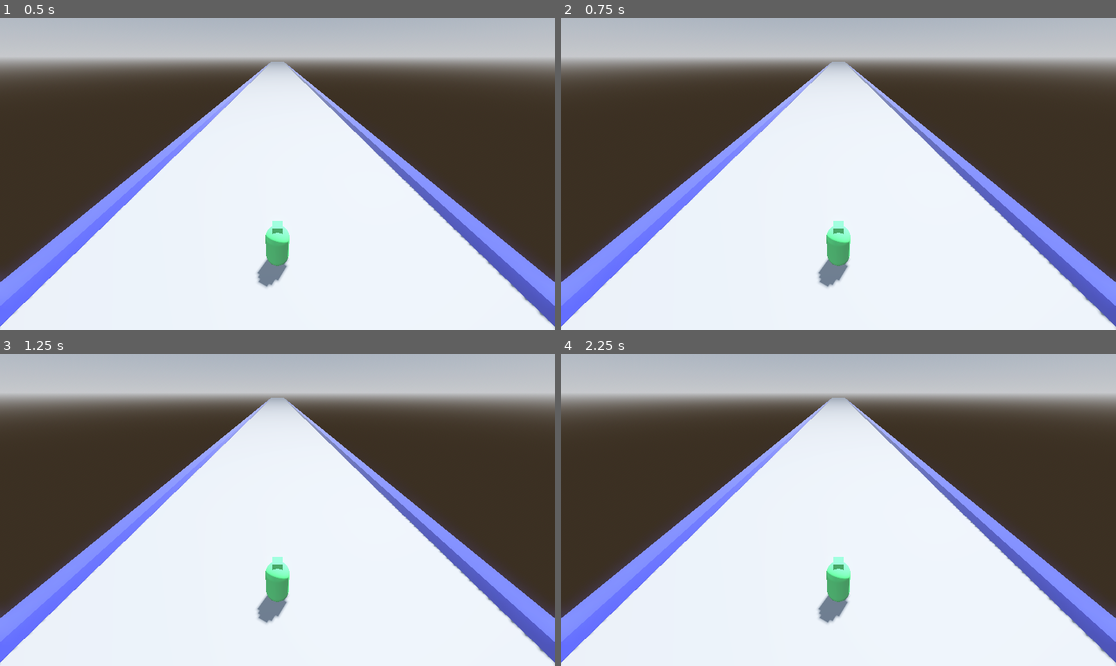
Above: before the commit, frames 1-4 (two rows, left to right).
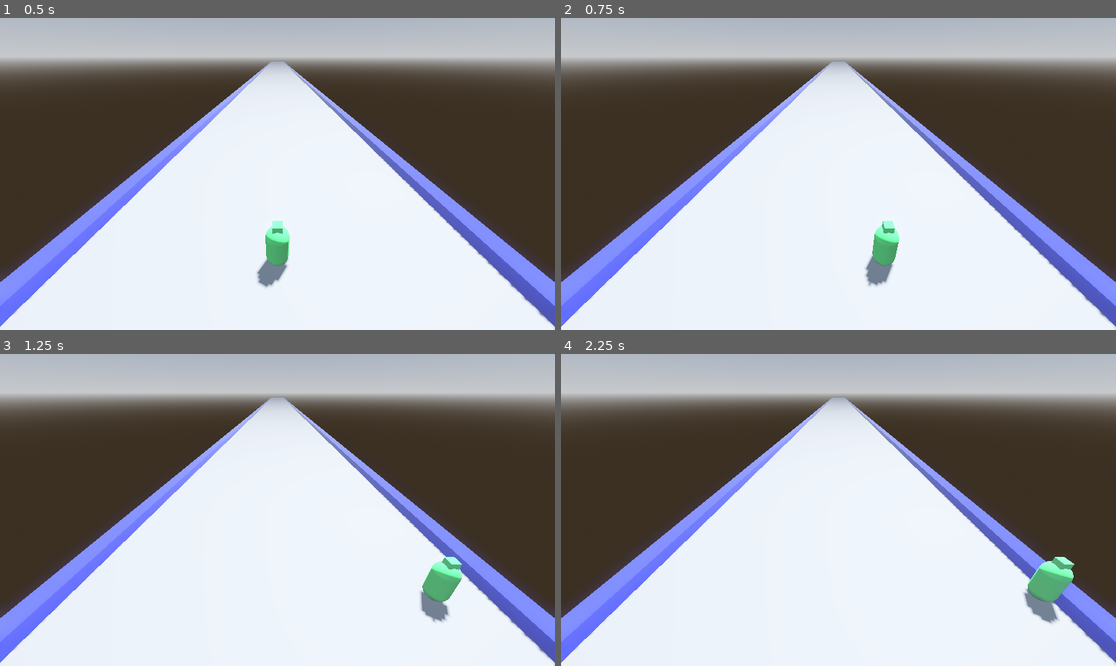
Above: after the commit, the same moments.

Repository: Zokerus/Evade_the_Cube
Game: Godot game, scene res://Level.tscn
Same seed, same stepped clock (60 frames per second), same inputs: the game is played once before the commit and once after it.
Inputs:
- Up to frame 1 (0.5 s): no input
- Up to frame 2 (0.75 s): tap Enter at 0.5 s; hold Right (Right) from 0.53 s (still down)
- Up to frame 3 (1.25 s): keep holding Right (Right)
- Up to frame 4 (2.25 s): release Right (Right) at 1.28 s; hold Down (ui_down) 1.28-2.03 s; tap Space at 2 s; hold Right (Right) from 2.03 s (still down)

Frame 1 is identical in both runs. In frame 2, 1.7% of the frame differs, in the area x 46-61%, y 65-87%; in frame 3, 1.9%; in frame 4, 2.0%, in the area x 46-93%, y 65-87%.

Commit message:
add player script & movement

Diff:
--- /dev/null
+++ b/Player.gd
@@ -0,0 +1,19 @@
+extends CharacterBody3D
+
+const SPEED = 5.0
+
+var health_points: int = 50
+
+func _physics_process(delta):
+	# Get the input direction and handle the movement/deceleration.
+	# As good practice, you should replace UI actions with custom gameplay actions.
+	var input_dir = Input.get_vector("Left", "Right","ui_up", "ui_down")
+	var direction = (transform.basis * Vector3(input_dir.x, 0, 0)).normalized()
+	if direction:
+		velocity.x = direction.x * SPEED
+		velocity.z = direction.z * SPEED
+	else:
+		velocity.x = move_toward(velocity.x, 0, SPEED)
+		velocity.z = move_toward(velocity.z, 0, SPEED)
+
+	move_and_slide()
--- a/Player.tscn
+++ b/Player.tscn
@@ -1,4 +1,6 @@
-[gd_scene load_steps=6 format=3 uid="uid://b6iiotyfqy8m0"]
+[gd_scene load_steps=7 format=3 uid="uid://b6iiotyfqy8m0"]
+
+[ext_resource type="Script" path="res://Player.gd" id="1_xdqy4"]
 
 [sub_resource type="StandardMaterial3D" id="StandardMaterial3D_533ex"]
 albedo_color = Color(0.266667, 1, 0.435294, 1)
@@ -18,6 +20,7 @@
 [sub_resource type="CapsuleShape3D" id="CapsuleShape3D_t2cno"]
 
 [node name="Player" type="CharacterBody3D"]
+script = ExtResource("1_xdqy4")
 
 [node name="MeshInstance3D" type="MeshInstance3D" parent="."]
 mesh = SubResource("CapsuleMesh_2jedc")
